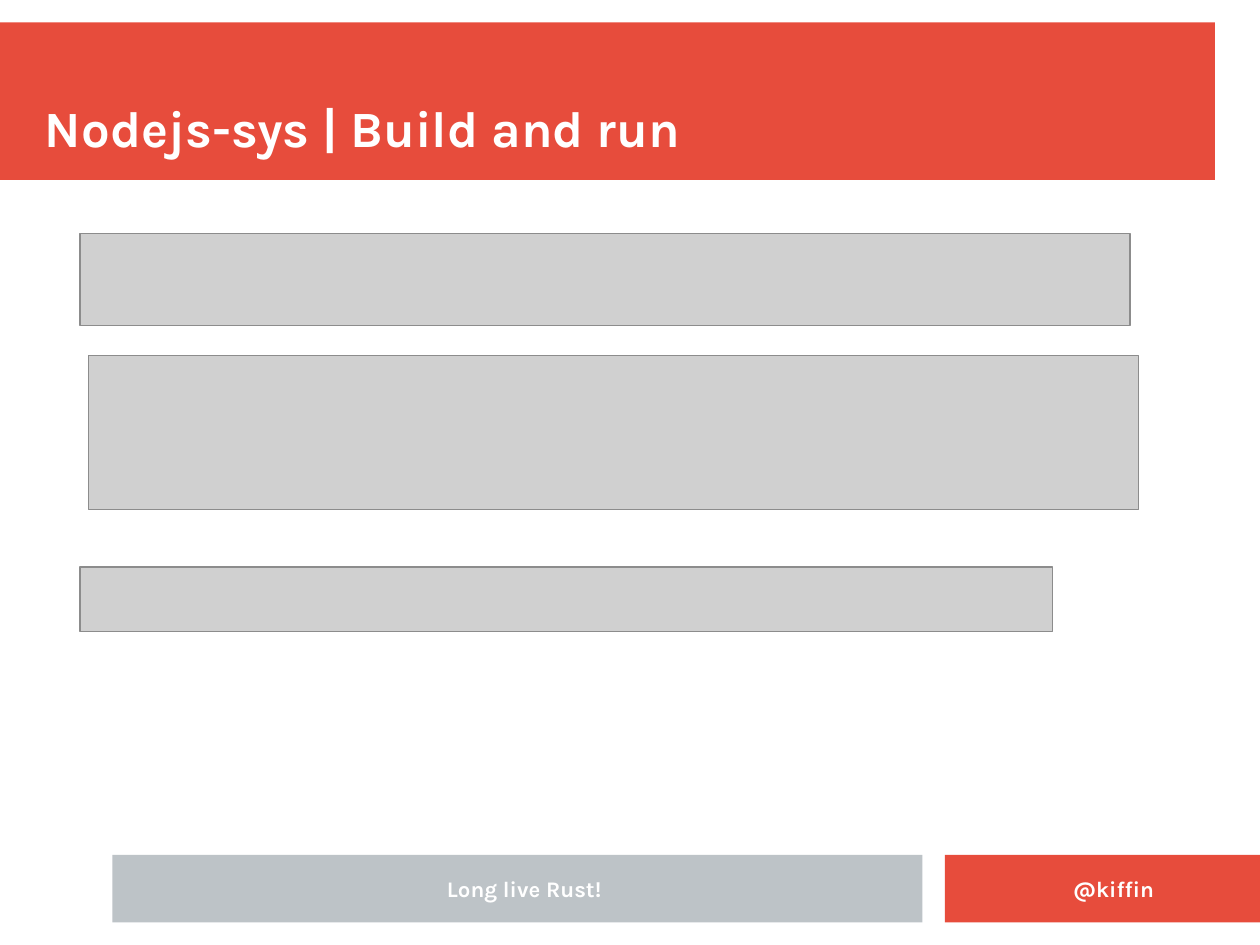
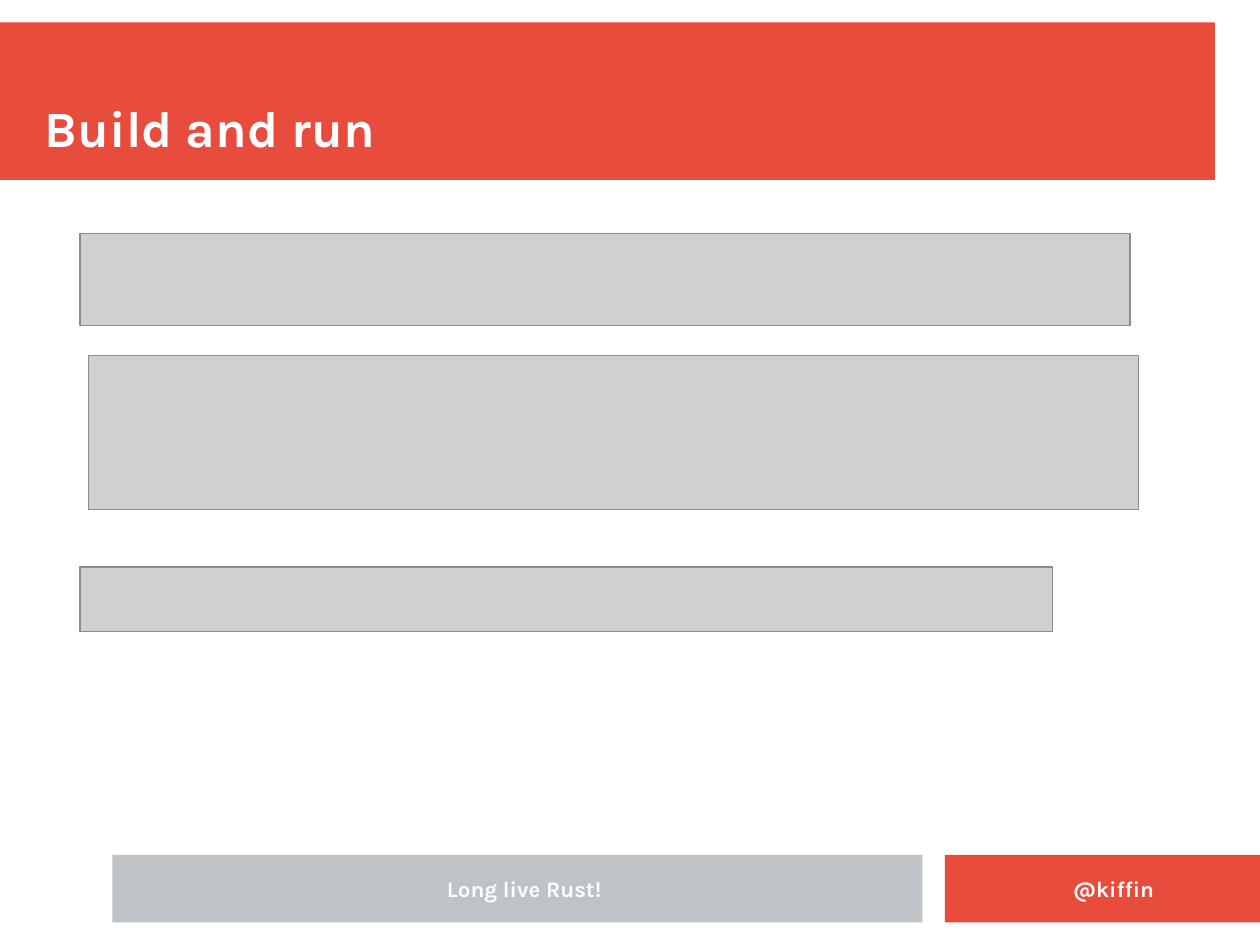
Before and after one commit to kgish/rust-node-addon-template, a slide deck: slide 20 of presentation/Embedding-Rust-in-NodeJS-applications.odp (slide 17 before the commit). Drawn at 1260x945 pixels with LibreOffice and Linux fonts; fonts in the diff are those of the drawing; grey boxes stand for pictures; background and template pictures are left out. Boxes give left, top, right and bottom in pixels: in the first picture for what was removed or moved away, otherwise in the second. Text is boxed around its words. In the diff, an @@ line names an element or a change of style, - is before the commit and + after.

```diff
--- a/presentation/Embedding-Rust-in-NodeJS-applications.odp
+++ b/presentation/Embedding-Rust-in-NodeJS-applications.odp
@@ title at (45,111,374,148): text changed @@
-Nodejs-sys | Build and run
+Build and run
```
Also in this commit, not shown: 8 other slides changed, 3 slides added, 1 other file.
